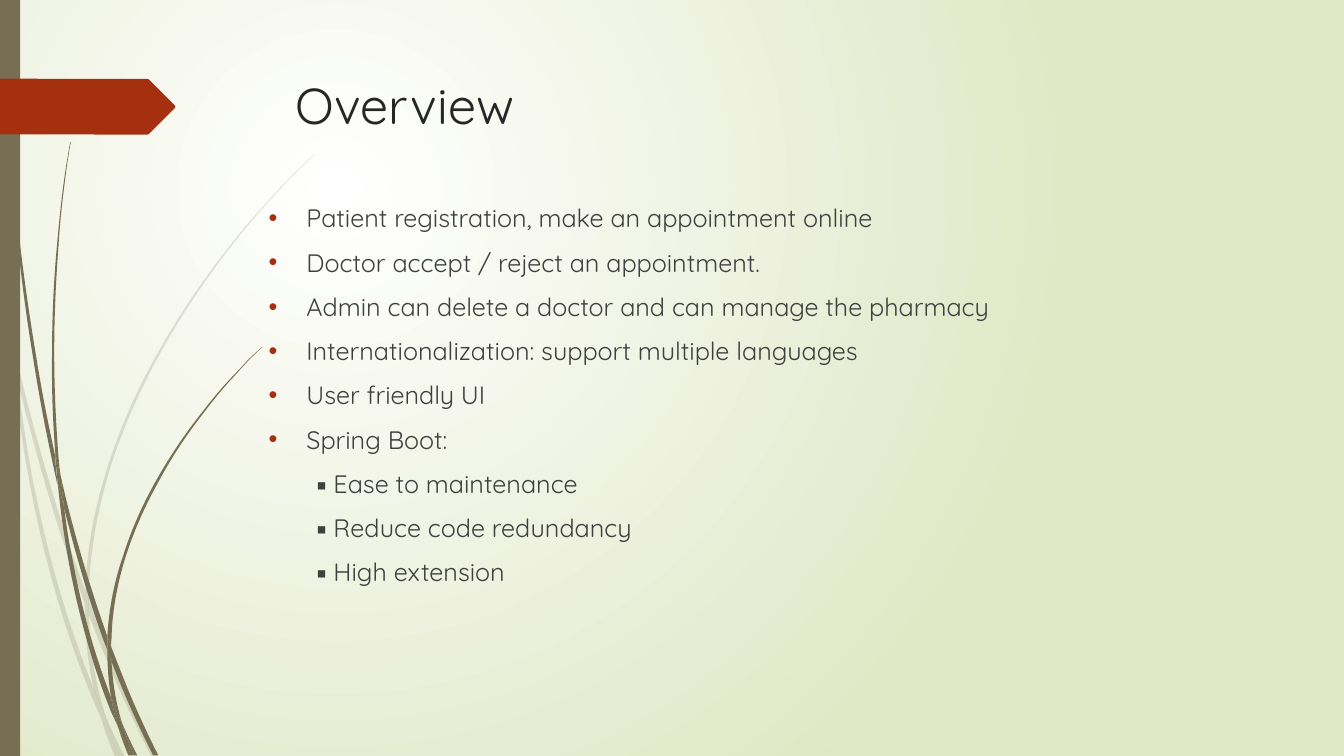
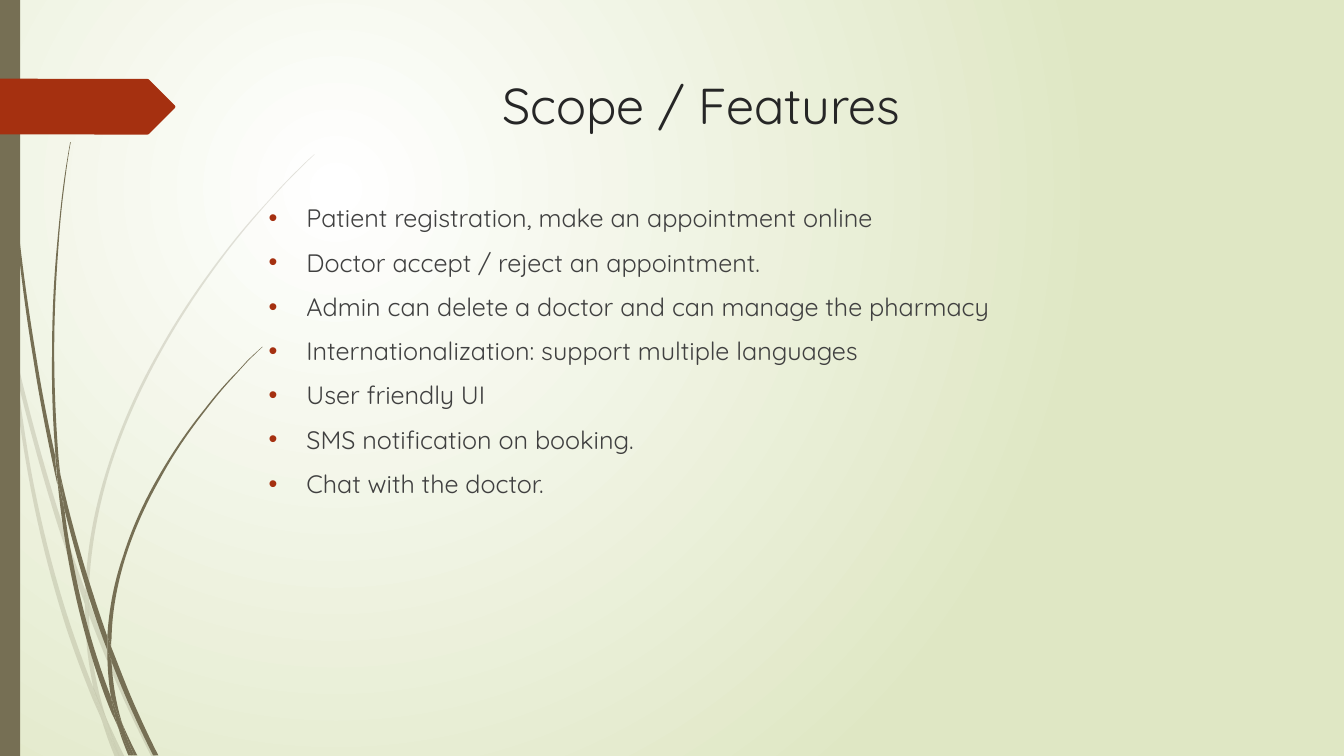
Before and after one commit to Alok0587/QURE, a slide deck: slide 5 of presentation/QURE PPT.pptx (slide 3 before the commit). Drawn at 1344x756 pixels with LibreOffice and Linux fonts; fonts in the diff are those of the drawing. Boxes give left, top, right and bottom in pixels: in the first picture for what was removed or moved away, otherwise in the second. Text is boxed around its words. In the diff, an @@ line names an element or a change of style, - is before the commit and + after.

```diff
--- a/presentation/QURE PPT.pptx
+++ b/presentation/QURE PPT.pptx
@@ title at (x1=502, y1=88, x2=900, y2=134): text changed @@
-Overview
+Scope / Features
@@ text at (x1=306, y1=430, x2=634, y2=494): text changed @@
-• Spring Boot:
-▪ Ease to maintenance
-▪ Reduce code redundancy
-▪ High extension
+• SMS notification on booking.
+• Chat with the doctor.
```
Also in this commit, not shown: 4 other slides changed, 5 slides added.
